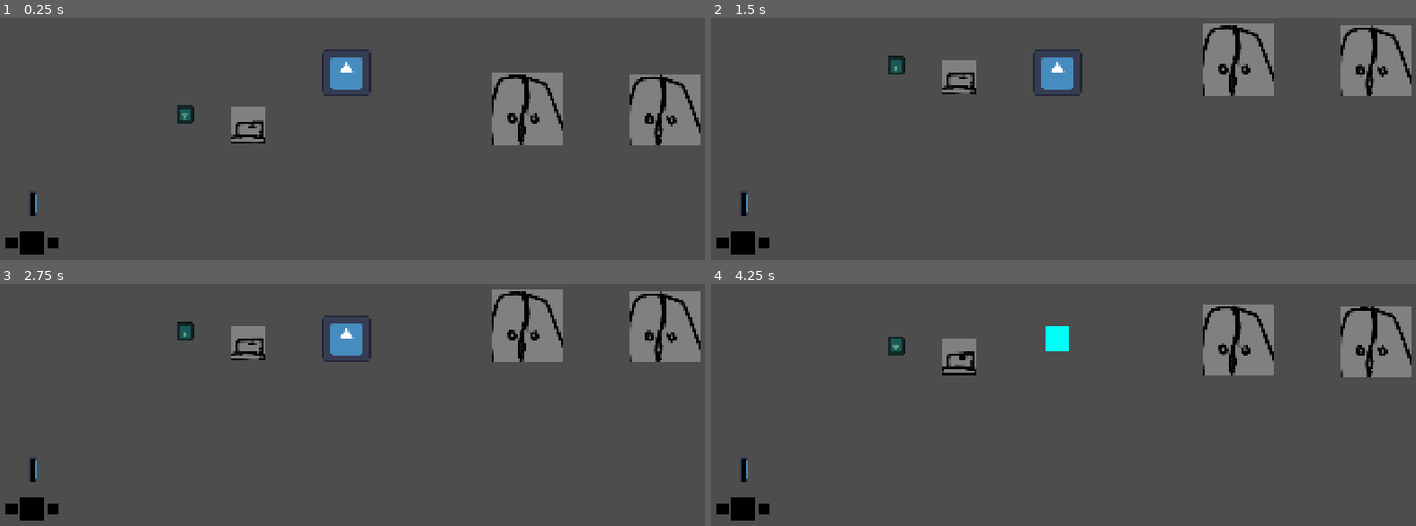
Above: before the commit, frames 1-4 (two rows, left to right).
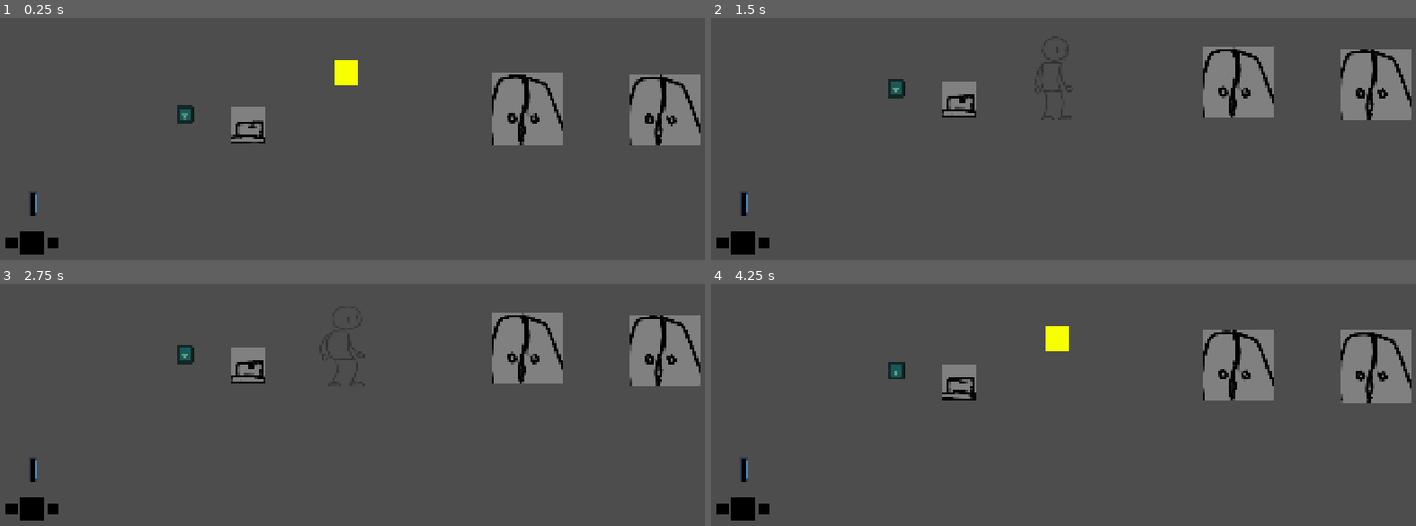
Above: after the commit, the same moments.

Repository: YhagoTomasini/Exlabers_Felpojam_026
Game: Godot game, scene res://Cenas/sala_de_testes.tscn
The game is run twice, just before and just after one commit, with the same random seed, the same clock (stepped at 60 frames per second) and the same inputs. The engine's default icon, where the game draws it, is replaced by a stand-in: a white triangle on a blue panel in a dark square.
Inputs (mouse positions are in pixels of both pictures, inside the frame that each line leads up to):
- Up to frame 1 (0.25 s): no input
- Up to frame 2 (1.5 s): move the mouse to (1211, 51) at 0.52 s; hold E (UI_move_right) from 0.53 s (still down); click (1211, 51) at 0.6 s; tap Up (ui_up) at 0.77 s; move the mouse to (915, 93) at 1.27 s; right-click (915, 93) at 1.35 s
- Up to frame 3 (2.75 s): tap Up (ui_up) at 1.52 s; move the mouse to (outside the picture) at 2.02 s; release E (UI_move_right) at 2.03 s; hold Q (UI_move_left) from 2.03 s (still down); click (outside the picture) at 2.1 s
- Up to frame 4 (4.25 s): move the mouse to (1021, 419) at 2.77 s; release Q (UI_move_left) at 2.78 s; hold E (UI_move_right) from 2.78 s (still down); right-click (1021, 419) at 2.85 s; tap Up (ui_up) at 3.02, 3.77 s; move the mouse to (1275, 400) at 3.52 s; click (1275, 400) at 3.6 s

The runs differ from the first frame. In frame 1, 0.8% of the frame differs, in the area x 45-53%, y 12-33%; in frame 2, 7.4%, in the area x 25-100%, y 2-43%; in frame 3, 7.4%; in frame 4, 7.2%.

Commit message:
melhorarss personagem

Diff:
--- a/felpojams-dos-exlabers/Codigos/personagem_principal.gd
+++ b/felpojams-dos-exlabers/Codigos/personagem_principal.gd
@@ -1,7 +1,7 @@
 extends CharacterBody2D
 
 
-const SPEED = 300.0
+const SPEED = 600.0
 const MAGENTA_FORCE = -400.0
 
 @onready var anim: AnimatedSprite2D = $anim
@@ -9,15 +9,18 @@
 @onready var camera: Camera2D = %camera
 
 var push_force = 80.0
+
 #temos uma booleana para verificação se esta na marca ciano,
 #e uma inteira para verificar em quantos ciano o personagem esta
 #por motivos similares da goma de mascar de Itsy Bitsy Spider
 var noCianoB : bool
 var noCianoI : int
+
 var knockback_vector := Vector2.ZERO
 var knockback_power := 20
 var direction
 var is_dead : bool = false
+
 #variaveis do pulo
 const AIR_FRICTION := 0.7
 var is_jumping := false
@@ -30,7 +33,6 @@
 #Variaveis do coyote
 var can_jump := true
 @onready var coyote_timer: Timer = $coyote_timer
-
 
 func _ready() -> void:
 	noCianoB = false
@@ -127,10 +129,17 @@
 
 func _set_state():
 	var state = "Idle"
-	if is_jumping:
-		state = "Jump"
-	elif direction != 0:
+
+	if !is_on_floor():
+		if velocity.y < 0:
+			#if is_jumping:
+			state = "Jump"
+		else:
+			state = "Falling"
+
+	elif velocity.x != 0:
 		state = "Run"
+
 	if anim.name != state:
 		anim.play(state)
 
--- a/felpojams-dos-exlabers/Prefabs/personagem_principal.tscn
+++ b/felpojams-dos-exlabers/Prefabs/personagem_principal.tscn
@@ -1,10 +1,35 @@
-[gd_scene load_steps=13 format=3 uid="uid://crihralf2ygsv"]
+[gd_scene load_steps=31 format=3 uid="uid://crihralf2ygsv"]
 
 [ext_resource type="Script" uid="uid://ook85e8o0y3q" path="res://Codigos/personagem_principal.gd" id="1_liew2"]
-[ext_resource type="Texture2D" uid="uid://c131j4cd1l0pp" path="res://icon.svg" id="2_kbw71"]
+[ext_resource type="Texture2D" uid="uid://dl22duynavmlg" path="res://Imagens/player/player_idle.png" id="2_76unu"]
 [ext_resource type="Texture2D" uid="uid://eogfkidclgro" path="res://Imagens/cianoUI.png" id="3_76unu"]
 [ext_resource type="Texture2D" uid="uid://djmfly7rd8ru6" path="res://Imagens/magentaUI.png" id="4_68mg3"]
 [ext_resource type="Texture2D" uid="uid://c1oysdaaphsq4" path="res://Imagens/amareloUI.png" id="5_2g78t"]
+[ext_resource type="Texture2D" uid="uid://3wrt7u4nvg2u" path="res://Imagens/player/player_correndo.png" id="5_68mg3"]
+
+[sub_resource type="AtlasTexture" id="AtlasTexture_2g78t"]
+atlas = ExtResource("2_76unu")
+region = Rect2(0, 0, 256, 256)
+
+[sub_resource type="AtlasTexture" id="AtlasTexture_y08vd"]
+atlas = ExtResource("2_76unu")
+region = Rect2(256, 0, 256, 256)
+
+[sub_resource type="AtlasTexture" id="AtlasTexture_vq5uy"]
+atlas = ExtResource("2_76unu")
+region = Rect2(512, 0, 256, 256)
+
+[sub_resource type="AtlasTexture" id="AtlasTexture_5aplp"]
+atlas = ExtResource("2_76unu")
+region = Rect2(0, 256, 256, 256)
+
+[sub_resource type="AtlasTexture" id="AtlasTexture_uyn6c"]
+atlas = ExtResource("2_76unu")
+region = Rect2(256, 256, 256, 256)
+
+[sub_resource type="AtlasTexture" id="AtlasTexture_0rbj2"]
+atlas = ExtResource("2_76unu")
+region = Rect2(512, 256, 256, 256)
 
 [sub_resource type="AtlasTexture" id="AtlasTexture_5tiqp"]
 atlas = ExtResource("3_76unu")
@@ -18,15 +43,82 @@
 atlas = ExtResource("4_68mg3")
 region = Rect2(0, 0, 64, 64)
 
-[sub_resource type="AtlasTexture" id="AtlasTexture_y08vd"]
-atlas = ExtResource("5_2g78t")
-region = Rect2(0, 0, 64, 64)
+[sub_resource type="AtlasTexture" id="AtlasTexture_66os2"]
+atlas = ExtResource("5_68mg3")
+region = Rect2(0, 0, 256, 256)
+
+[sub_resource type="AtlasTexture" id="AtlasTexture_agju4"]
+atlas = ExtResource("5_68mg3")
+region = Rect2(256, 0, 256, 256)
+
+[sub_resource type="AtlasTexture" id="AtlasTexture_rk4ug"]
+atlas = ExtResource("5_68mg3")
+region = Rect2(512, 0, 256, 256)
+
+[sub_resource type="AtlasTexture" id="AtlasTexture_hwtjk"]
+atlas = ExtResource("5_68mg3")
+region = Rect2(768, 0, 256, 256)
+
+[sub_resource type="AtlasTexture" id="AtlasTexture_21fj4"]
+atlas = ExtResource("5_68mg3")
+region = Rect2(0, 256, 256, 256)
+
+[sub_resource type="AtlasTexture" id="AtlasTexture_mh4nv"]
+atlas = ExtResource("5_68mg3")
+region = Rect2(256, 256, 256, 256)
+
+[sub_resource type="AtlasTexture" id="AtlasTexture_h4f5n"]
+atlas = ExtResource("5_68mg3")
+region = Rect2(512, 256, 256, 256)
+
+[sub_resource type="AtlasTexture" id="AtlasTexture_al7vp"]
+atlas = ExtResource("5_68mg3")
+region = Rect2(768, 256, 256, 256)
+
+[sub_resource type="AtlasTexture" id="AtlasTexture_uh12i"]
+atlas = ExtResource("5_68mg3")
+region = Rect2(0, 512, 256, 256)
+
+[sub_resource type="AtlasTexture" id="AtlasTexture_svql5"]
+atlas = ExtResource("5_68mg3")
+region = Rect2(256, 512, 256, 256)
+
+[sub_resource type="AtlasTexture" id="AtlasTexture_8m65h"]
+atlas = ExtResource("5_68mg3")
+region = Rect2(512, 512, 256, 256)
+
+[sub_resource type="AtlasTexture" id="AtlasTexture_8chmh"]
+atlas = ExtResource("5_68mg3")
+region = Rect2(768, 512, 256, 256)
 
 [sub_resource type="SpriteFrames" id="SpriteFrames_7kss6"]
 animations = [{
 "frames": [{
 "duration": 1.0,
-"texture": ExtResource("2_kbw71")
+"texture": ExtResource("5_2g78t")
+}],
+"loop": true,
+"name": &"Falling",
+"speed": 5.0
+}, {
+"frames": [{
+"duration": 1.0,
+"texture": SubResource("AtlasTexture_2g78t")
+}, {
+"duration": 1.0,
+"texture": SubResource("AtlasTexture_y08vd")
+}, {
+"duration": 1.0,
+"texture": SubResource("AtlasTexture_vq5uy")
+}, {
+"duration": 1.0,
+"texture": SubResource("AtlasTexture_5aplp")
+}, {
+"duration": 1.0,
+"texture": SubResource("AtlasTexture_uyn6c")
+}, {
+"duration": 1.0,
+"texture": SubResource("AtlasTexture_0rbj2")
 }],
 "loop": true,
 "name": &"Idle",
@@ -56,23 +148,53 @@
 }, {
 "frames": [{
 "duration": 1.0,
-"texture": SubResource("AtlasTexture_y08vd")
-}, {
-"duration": 1.0,
-"texture": ExtResource("5_2g78t")
+"texture": SubResource("AtlasTexture_66os2")
+}, {
+"duration": 1.0,
+"texture": SubResource("AtlasTexture_agju4")
+}, {
+"duration": 1.0,
+"texture": SubResource("AtlasTexture_rk4ug")
+}, {
+"duration": 1.0,
+"texture": SubResource("AtlasTexture_hwtjk")
+}, {
+"duration": 1.0,
+"texture": SubResource("AtlasTexture_21fj4")
+}, {
+"duration": 1.0,
+"texture": SubResource("AtlasTexture_mh4nv")
+}, {
+"duration": 1.0,
+"texture": SubResource("AtlasTexture_h4f5n")
+}, {
+"duration": 1.0,
+"texture": SubResource("AtlasTexture_al7vp")
+}, {
+"duration": 1.0,
+"texture": SubResource("AtlasTexture_uh12i")
+}, {
+"duration": 1.0,
+"texture": SubResource("AtlasTexture_svql5")
+}, {
+"duration": 1.0,
+"texture": SubResource("AtlasTexture_8m65h")
+}, {
+"duration": 1.0,
+"texture": SubResource("AtlasTexture_8chmh")
 }],
 "loop": true,
 "name": &"Run",
-"speed": 5.0
+"speed": 16.0
 }]
 
 [sub_resource type="CapsuleShape2D" id="CapsuleShape2D_a2qgk"]
-radius = 48.0
-height = 128.0
+radius = 70.0
+height = 250.0
 
 [sub_resource type="CapsuleShape2D" id="CapsuleShape2D_7kss6"]
-radius = 62.0
-height = 160.0
+radius = 80.0
+height = 270.0
 
 [node name="PersonagemPrincipal" type="CharacterBody2D" groups=["Player"]]
 collision_layer = 9
@@ -82,7 +204,7 @@
 [node name="anim" type="AnimatedSprite2D" parent="."]
 position = Vector2(3, 0)
 sprite_frames = SubResource("SpriteFrames_7kss6")
-animation = &"Run"
+animation = &"Falling"
 autoplay = "Idle"
 
 [node name="CollisionShape2D" type="CollisionShape2D" parent="."]
